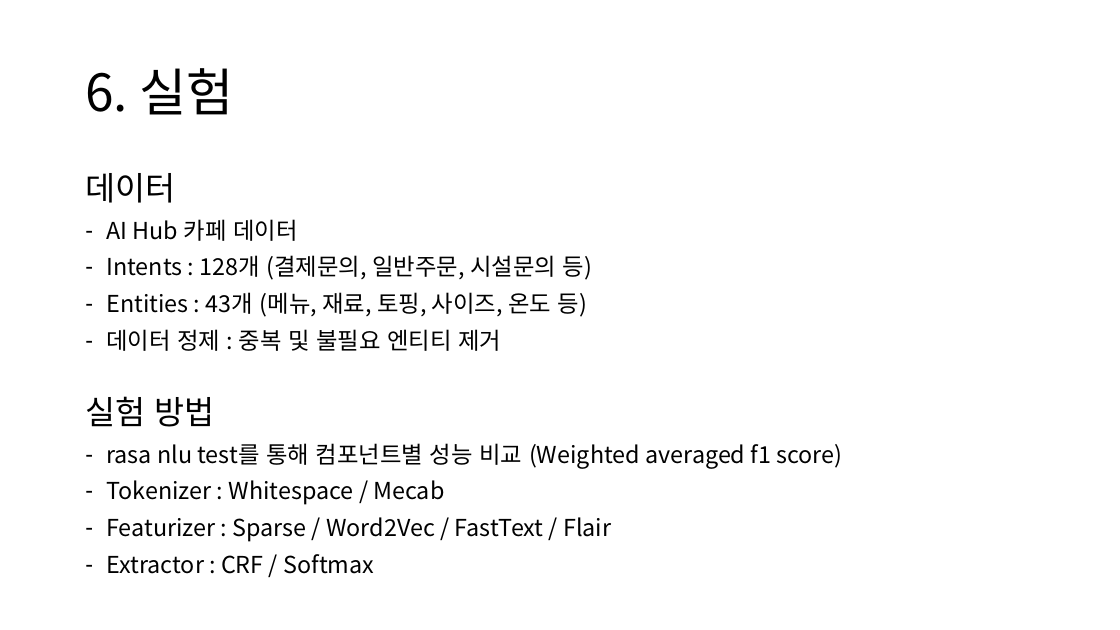
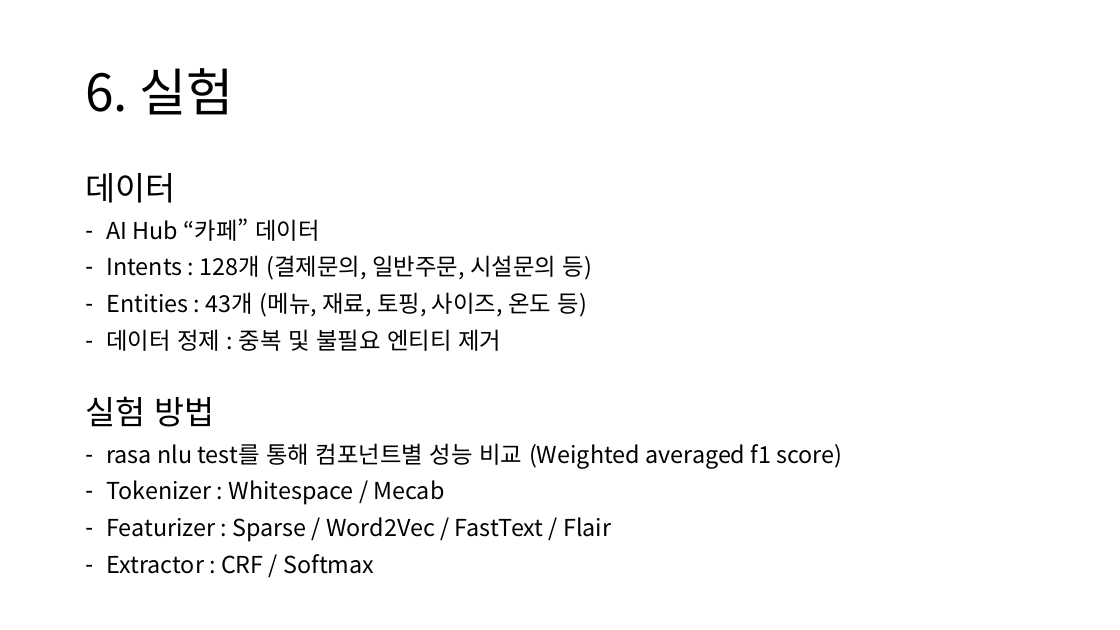
Before and after one commit to yongsun-yoon/chatbot, a slide deck: slide 15 of Rasa custom NLU 모델 개발.pptx. Drawn at 1120x630 pixels with LibreOffice and Linux fonts; fonts in the diff are those of the drawing. Boxes give left, top, right and bottom in pixels: in the first picture for what was removed or moved away, otherwise in the second. Text is boxed around its words. In the diff, an @@ line names an element or a change of style, - is before the commit and + after.

```diff
--- a/Rasa custom NLU 모델 개발.pptx
+++ b/Rasa custom NLU 모델 개발.pptx
@@ text at (106, 218, 319, 241): text changed @@
-– AI Hub 카페 데이터
+– AI Hub “카페” 데이터
```
Also in this commit, not shown: 6 other slides changed.
